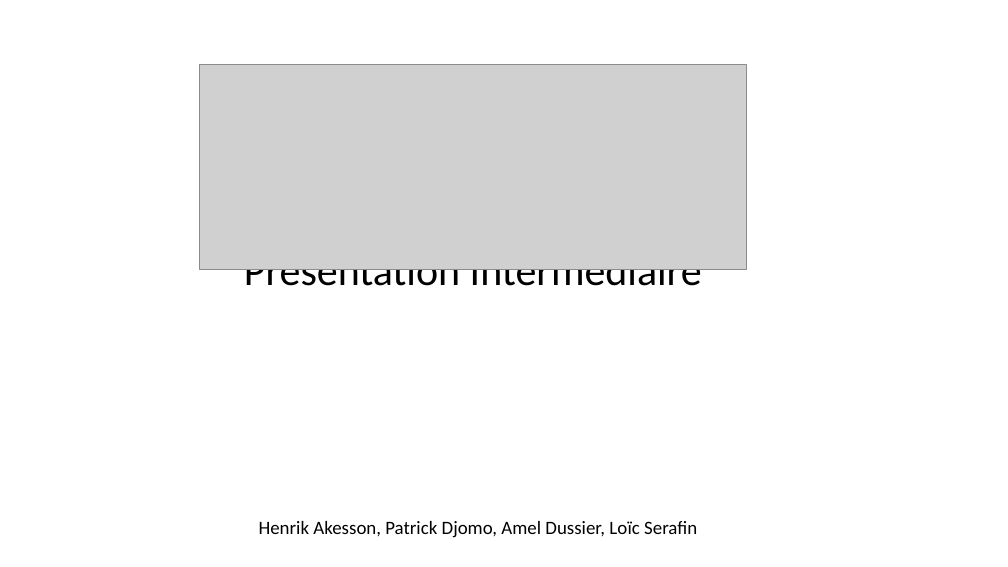
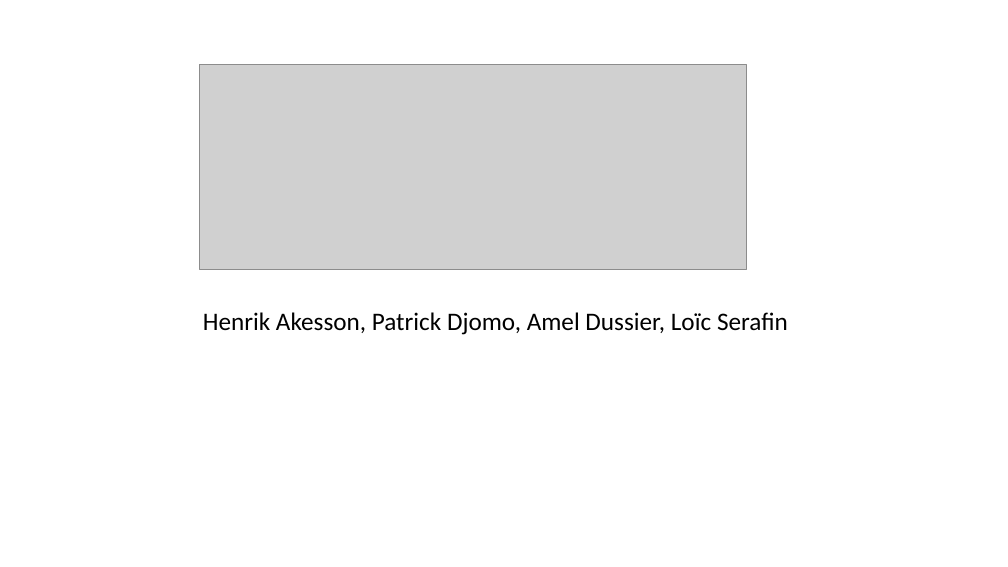
Before and after one commit to pikkle/chaton, a slide deck: slide 1 of docs/presentation_intermediaire.pptx. Drawn at 1008x567 pixels with LibreOffice and Linux fonts; fonts in the diff are those of the drawing; grey boxes stand for pictures. Boxes give left, top, right and bottom in pixels: in the first picture for what was removed or moved away, otherwise in the second. Text is boxed around its words. In the diff, an @@ line names an element or a change of style, - is before the commit and + after.

```diff
--- a/docs/presentation_intermediaire.pptx
+++ b/docs/presentation_intermediaire.pptx
@@ text removed at (x1=244, y1=269, x2=702, y2=296) @@
-Présentation Intermédiaire
@@ text "Henrik Akesson, Patrick Djomo, Amel ..." moved from (x1=259, y1=521, x2=697, y2=538) to (x1=203, y1=312, x2=788, y2=335) @@
@@ text "Henrik Akesson, Patrick Djomo, Amel ..." at (x1=203, y1=312, x2=788, y2=335): size 18 to 24 pt @@
```
Also in this commit, not shown: 6 other slides changed, 5 slides added, 6 other files.
